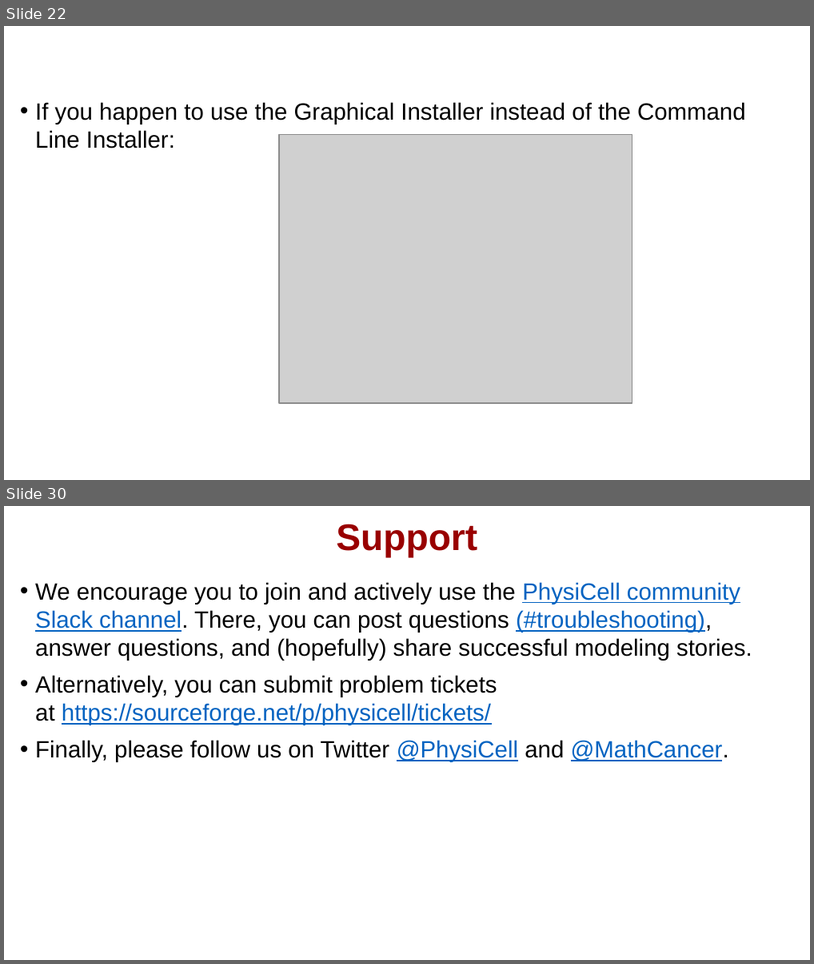
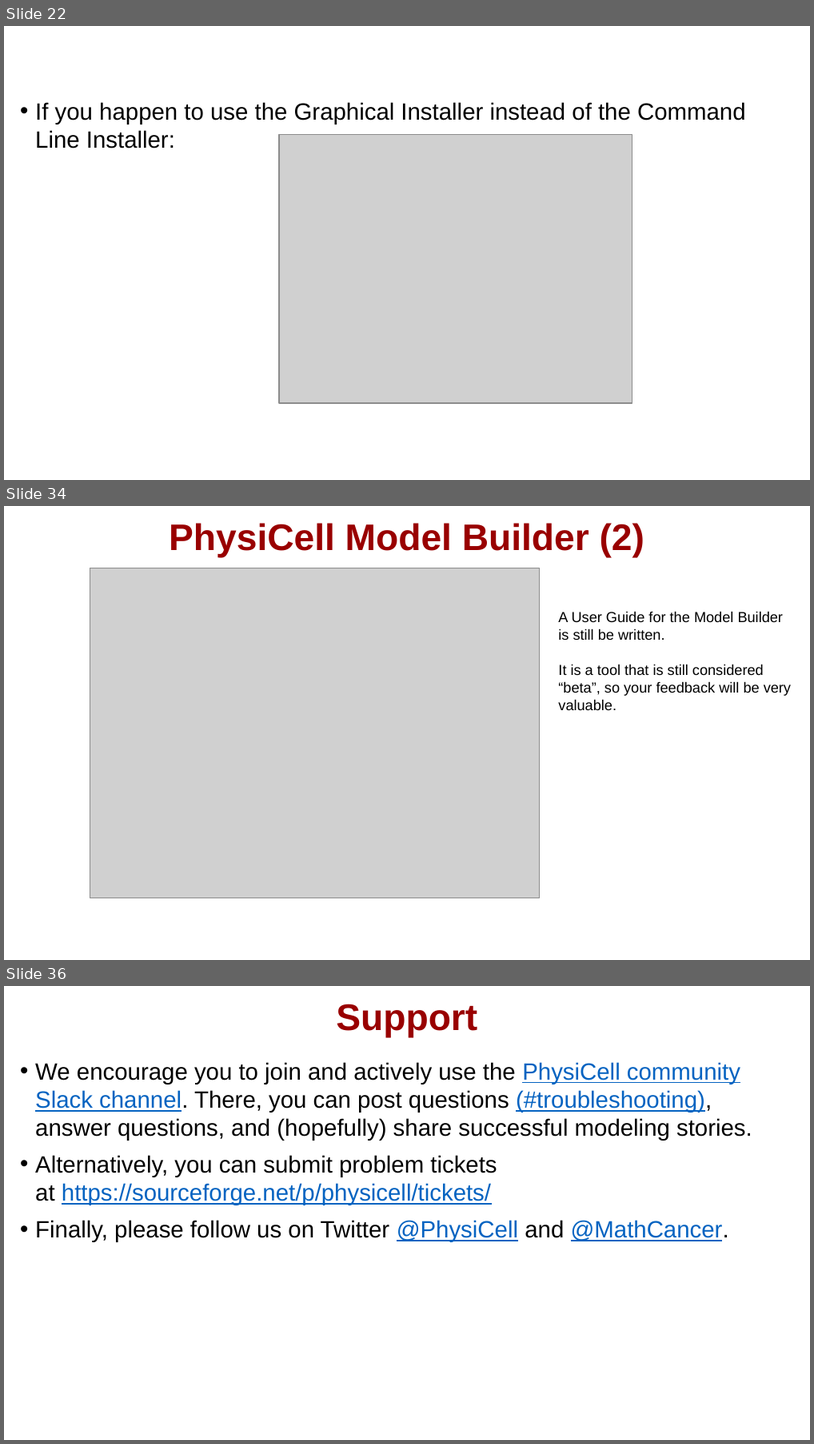
Before and after one commit to physicell-training/ws2021, a slide deck: pptx_source/PhysiCell_ws2021_macOS_setup.pptx. Shown one above the other, each under a label of ours: slides 22 and 30 before the commit, slides 22, 34 and 36 after it; the slides between them are not shown. The pictures are 814x964 and 814x1444 pixels, drawn with LibreOffice and Linux fonts; fonts in the diff are those of the drawing; grey boxes stand for pictures; background and template pictures are left out. Boxes give left, top, right and bottom in pixels: in the first picture for what was removed or moved away, otherwise in the second. Text is boxed around its words. In the diff, an @@ line names an element or a change of style, - is before the commit and + after.

```diff
--- a/pptx_source/PhysiCell_ws2021_macOS_setup.pptx
+++ b/pptx_source/PhysiCell_ws2021_macOS_setup.pptx
@@ slide 34 added at [4,506,810,960], background #FFFFFF @@
@@ title added at [169,523,645,558], 33 pt, text #990000, bold @@
+PhysiCell Model Builder (2)
@@ picture added at [90,568,540,897] @@
@@ text added at [558,612,791,710], 13 pt, text #000000 @@
+A User Guide for the Model Builder is still be written.
+It is a tool that is still considered “beta”, so your feedback will be very valuable.
@@ what was slide 30 is now slide 36 @@
```
Also in this commit, not shown: 22 slides changed, 5 other slides added.
